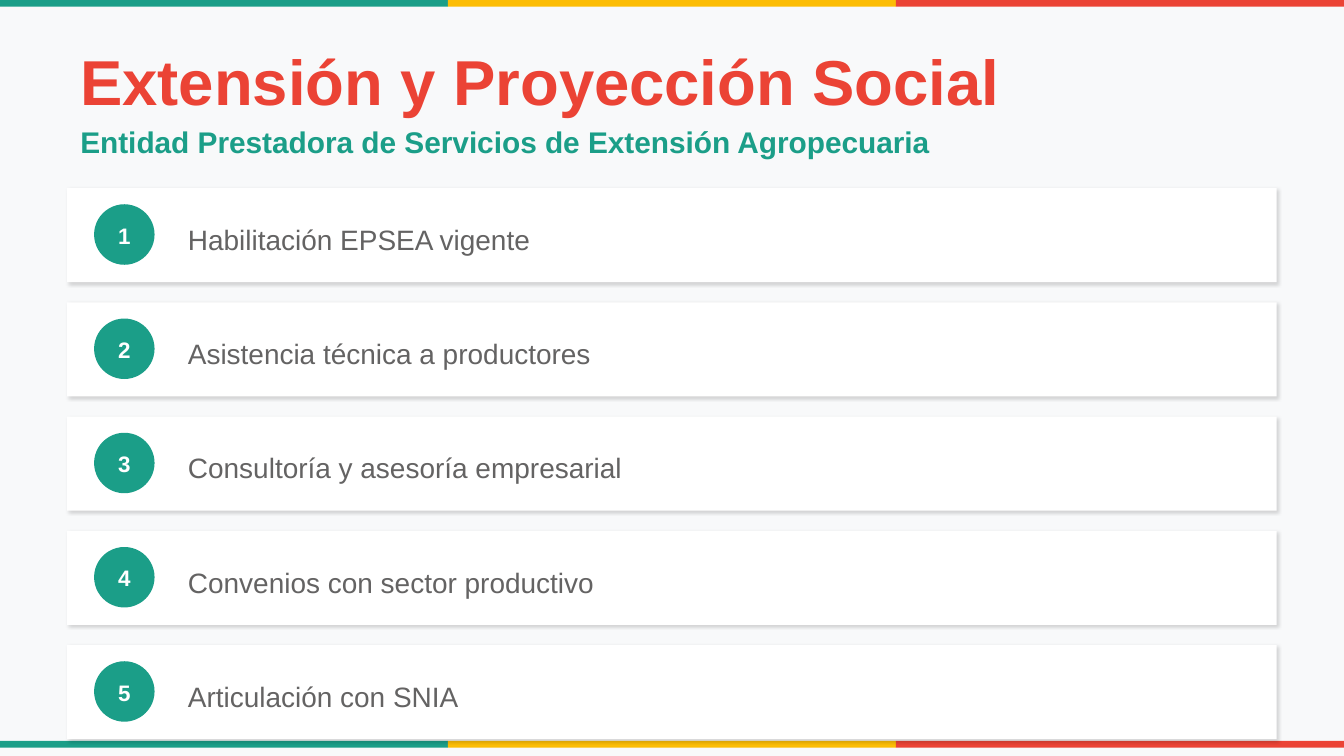
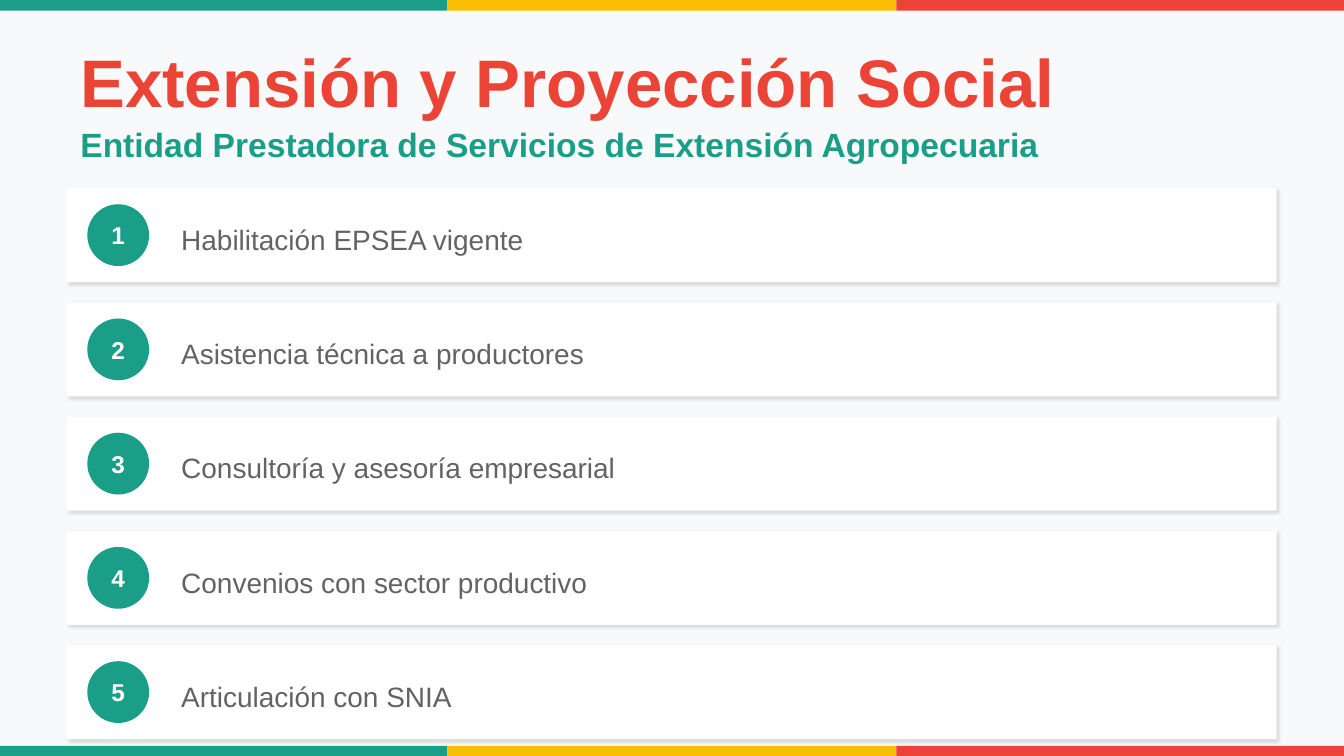
Before and after one commit to alonsoarias/ISER-PEI, a slide deck: slide 22 of PEI-UniRural-Presentacion.pptx. Drawn at 1344x756 pixels with LibreOffice and Linux fonts; fonts in the diff are those of the drawing. Boxes give left, top, right and bottom in pixels: in the first picture for what was removed or moved away, otherwise in the second. Text is boxed around its words. In the diff, an @@ line names an element or a change of style, - is before the commit and + after.

```diff
--- a/PEI-UniRural-Presentacion.pptx
+++ b/PEI-UniRural-Presentacion.pptx
@@ rectangle removed at (x1=0, y1=0, x2=448, y2=7) @@
@@ rectangle added at (x1=0, y1=0, x2=448, y2=11), fill #1B9E88 @@
@@ rectangle removed at (x1=448, y1=0, x2=895, y2=7) @@
@@ rectangle added at (x1=448, y1=0, x2=896, y2=11), fill #FCBD05 @@
@@ rectangle removed at (x1=896, y1=0, x2=1344, y2=7) @@
@@ rectangle added at (x1=896, y1=0, x2=1344, y2=11), fill #EB4335 @@
@@ text "Extensión y Proyección Social" at (x1=80, y1=57, x2=1054, y2=120): size 34 to 36 pt @@
@@ text "Entidad Prestadora de Servicios de ..." at (x1=80, y1=132, x2=1038, y2=164): size 16 to 18 pt @@
@@ 10 texts, 5 ellipses moved together from (x1=94, y1=204, x2=621, y2=722) to (x1=87, y1=204, x2=615, y2=723) @@
@@ shadow changed in 5 elements at (x1=67, y1=188, x2=1277, y2=282), (x1=67, y1=302, x2=1277, y2=396), (x1=67, y1=417, x2=1277, y2=511), (x1=67, y1=531, x2=1277, y2=625), (x1=67, y1=645, x2=1277, y2=739) @@
@@ size 12 to 13 pt in 5 elements at (x1=111, y1=227, x2=125, y2=244), (x1=111, y1=342, x2=125, y2=359), (x1=111, y1=456, x2=125, y2=474), (x1=111, y1=570, x2=125, y2=587), (x1=111, y1=684, x2=125, y2=702) @@
@@ rectangle removed at (x1=0, y1=741, x2=448, y2=747) @@
@@ rectangle added at (x1=0, y1=746, x2=448, y2=756), fill #1B9E88 @@
@@ rectangle removed at (x1=448, y1=741, x2=895, y2=747) @@
@@ rectangle added at (x1=448, y1=746, x2=896, y2=756), fill #FCBD05 @@
@@ rectangle removed at (x1=896, y1=741, x2=1344, y2=747) @@
@@ rectangle added at (x1=896, y1=746, x2=1344, y2=756), fill #EB4335 @@
```
Also in this commit, not shown: 38 other slides changed, 1 other file.
